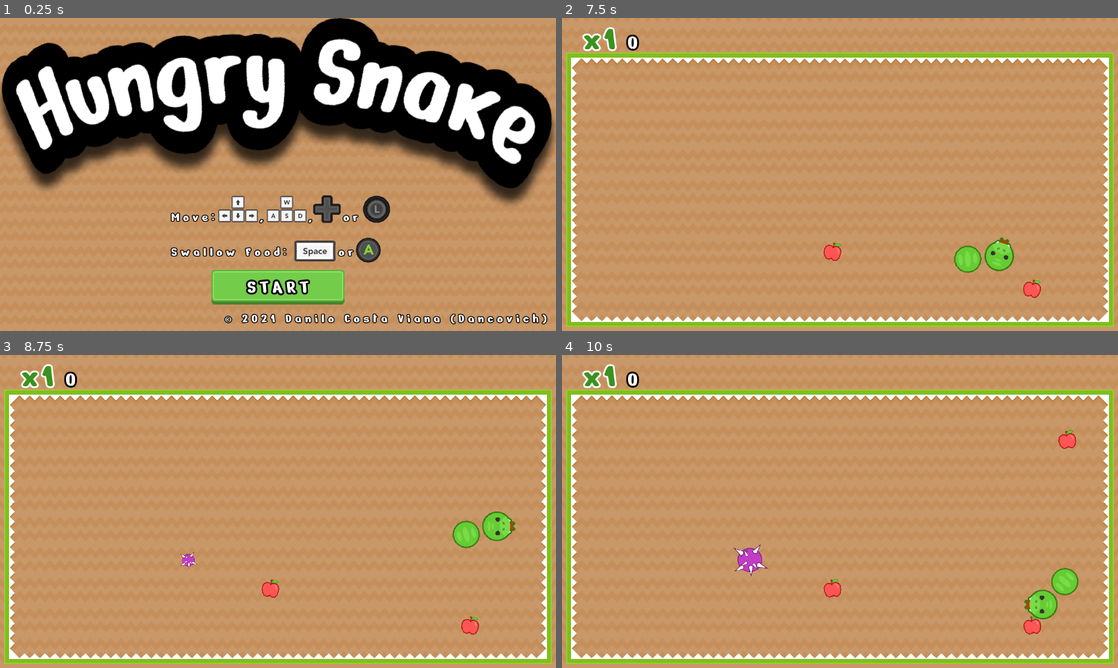
Above: before the commit, frames 1-4 (two rows, left to right).
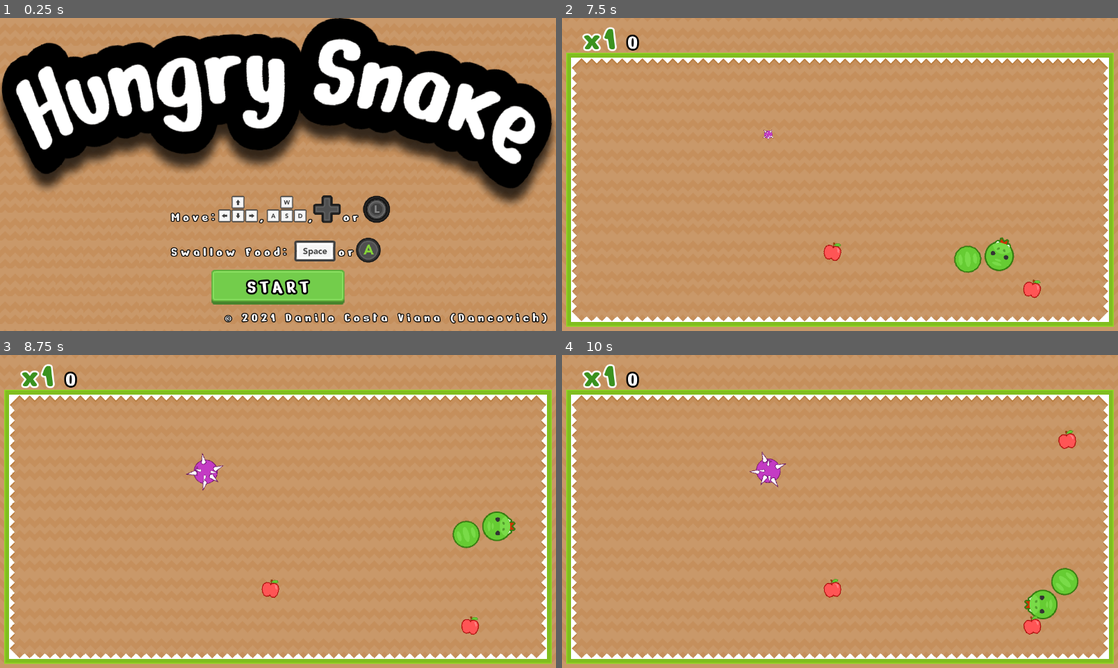
Above: after the commit, the same moments.

Repository: Dancovich/hungry_snake
Game: Godot game, scene res://main_scene.tscn
The game is run twice, just before and just after one commit, with the same random seed, the same clock (stepped at 60 frames per second) and the same inputs. Sound files missing from this copy of the repository are replaced by a short silence.
Inputs:
- Up to frame 1 (0.25 s): no input
- Up to frame 2 (7.5 s): click "START" at 0.5 s; hold Right (move_right) 1.28-2.03 s; hold Space (eat) 1.28-2.03 s; hold Down (move_down) 2.03-2.78 s; tap Space (eat) every 1.5 s from 2.1 to 6.6 s; hold Right (move_right) 2.78-3.53 s; hold Space (eat) 2.78-3.53 s; hold Up (move_up) 3.53-4.28 s; hold Space (eat) 4.28-5.03 s; hold Left (move_left) 4.28-5.78 s; hold Down (move_down) 5.78-6.53 s; hold Space (eat) 5.78-6.53 s; hold Right (move_right) 6.53-7.28 s; hold Up (move_up) from 7.28 s (still down); hold Space (eat) from 7.28 s (still down)
- Up to frame 3 (8.75 s): release Up (move_up) at 8.03 s; release Space (eat) at 8.03 s; hold Right (move_right) from 8.03 s (still down); tap Space (eat) at 8.1 s
- Up to frame 4 (10 s): release Right (move_right) at 8.78 s; hold Down (move_down) 8.78-9.53 s; hold Space (eat) 8.78-9.53 s; hold Left (move_left) from 9.53 s (still down); tap Space (eat) at 9.6 s

The runs differ from the first frame. In frame 1, 0.7% of the frame differs, in the area x 40-99%, y 94-98%; in frame 2, less than 0.1%; in frame 3, 0.4%; in frame 4, 0.6%.

Commit message:
Implemented particle effects

Diff:
--- a/main_scene.tscn
+++ b/main_scene.tscn
@@ -143,9 +143,9 @@
 
 [node name="Copyright" type="Label" parent="."]
 anchor_left = 1.0
-anchor_top = 1.0
+anchor_top = 0.997525
 anchor_right = 1.0
-anchor_bottom = 1.0
+anchor_bottom = 0.997525
 margin_left = -761.578
 margin_top = -47.0
 margin_right = -20.5776
--- a/snake/snake.gd
+++ b/snake/snake.gd
@@ -20,6 +20,7 @@
 onready var _sound_hit: AudioStreamPlayer2D = $SnakeHead/Sounds/Hit
 onready var _sound_die: AudioStreamPlayer2D = $SnakeHead/Sounds/Die
 onready var _sound_move: AudioStreamPlayer2D = $SnakeHead/Sounds/Move
+onready var _aura_particles: CPUParticles2D = $AuraParticles
 
 var _body_parts := []
 var _speed := Vector2.RIGHT * SPEED
@@ -35,8 +36,11 @@
 func increase_size() -> void:
 	_sound_eat.pitch_scale = rand_range(0.98, 1.2)
 	_sound_eat.play()
+
 	_size += SIZE_INCREMENT
 	_head.scale_head = _size
+	_aura_particles.emission_sphere_radius = 40 * (_size / DEFAULT_SIZE)
+
 	var increments := count_size_increments()
 	if increments >= 3 && increments < 6:
 		_head.shake(1)
@@ -54,6 +58,7 @@
 	_size = DEFAULT_SIZE
 	_head.scale_head = _size
 	_head.shake(0)
+	_aura_particles.emission_sphere_radius = 40
 
 func add_body_part() -> void:
 	var previous: Node2D
@@ -118,9 +123,12 @@
 			_size > DEFAULT_SIZE && \
 			event.is_action_pressed("eat"):
 		get_tree().set_input_as_handled()
+
 		_sound_swallow.play()
 		var qtd_food_swallowed := count_size_increments()
+
 		reset_size()
+		_aura_particles.emitting = true
 		add_body_part()
 		emit_signal("food_swallowed", self, qtd_food_swallowed)
 
@@ -151,6 +159,7 @@
 	_speed = _speed.normalized() * SPEED * delta
 	_head.position += _speed
 	_head.rotation = Vector2.DOWN.angle_to(_speed)
+	_aura_particles.position = _head.position
 
 	if !_body_parts.empty():
 		var previous: Node2D = _head
--- a/snake/snake.tscn
+++ b/snake/snake.tscn
@@ -7,9 +7,26 @@
 [ext_resource path="res://resources/sounds/hiss_death render 001.ogg" type="AudioStream" id=5]
 [ext_resource path="res://resources/sounds/move render 001.ogg" type="AudioStream" id=6]
 [ext_resource path="res://resources/sounds/death.ogg" type="AudioStream" id=7]
+[ext_resource path="res://tilesets/snake.png" type="Texture" id=8]
 
-[sub_resource type="Animation" id=1]
-resource_name = "die"
+[sub_resource type="CanvasItemMaterial" id=1]
+render_priority = 1
+blend_mode = 1
+particles_animation = true
+particles_anim_h_frames = 2
+particles_anim_v_frames = 4
+particles_anim_loop = false
+
+[sub_resource type="Curve" id=2]
+min_value = 0.1
+max_value = 2.0
+_data = [ Vector2( 0, 0.1 ), 0.0, 4.66782, 0, 0, Vector2( 1, 2 ), 0.123086, 0.0, 0, 0 ]
+
+[sub_resource type="Gradient" id=3]
+offsets = PoolRealArray( 0, 0.734375 )
+colors = PoolColorArray( 0.219608, 0.545098, 0.168627, 1, 1, 1, 1, 0 )
+
+[sub_resource type="Animation" id=4]
 length = 0.525
 step = 0.015
 tracks/0/type = "value"
@@ -25,8 +42,7 @@
 "values": [ 0.0, 90.0, 180.0, 270.0, 360.0, 450.0, 540.0, 630.0 ]
 }
 
-[sub_resource type="Animation" id=2]
-resource_name = "dissapear"
+[sub_resource type="Animation" id=5]
 length = 0.5
 tracks/0/type = "value"
 tracks/0/path = NodePath("SnakeHead:scale")
@@ -69,6 +85,7 @@
 script = ExtResource( 2 )
 
 [node name="SnakeHead" parent="." instance=ExtResource( 1 )]
+rotation = 6.28319
 
 [node name="Sounds" type="Node2D" parent="SnakeHead"]
 
@@ -97,6 +114,28 @@
 volume_db = 1.1
 bus = "Sfx"
 
+[node name="AuraParticles" type="CPUParticles2D" parent="."]
+material = SubResource( 1 )
+emitting = false
+amount = 16
+lifetime = 0.5
+one_shot = true
+local_coords = false
+draw_order = 1
+texture = ExtResource( 8 )
+emission_shape = 1
+emission_sphere_radius = 40.0
+direction = Vector2( 0, -1 )
+spread = 0.0
+gravity = Vector2( 0, 0 )
+initial_velocity = 128.65
+linear_accel = -70.0
+scale_amount = 0.1
+scale_amount_random = 1.0
+scale_amount_curve = SubResource( 2 )
+color_ramp = SubResource( 3 )
+anim_offset = 0.76
+
 [node name="AnimationPlayer" type="AnimationPlayer" parent="."]
-anims/die = SubResource( 1 )
-anims/dissapear = SubResource( 2 )
+anims/die = SubResource( 4 )
+anims/dissapear = SubResource( 5 )
--- a/stage/food.gd
+++ b/stage/food.gd
@@ -3,6 +3,8 @@
 
 onready var _anim: AnimationPlayer = $AnimationPlayer
 onready var _sprite: Sprite = $Sprite
+onready var _particles: CPUParticles2D = $PieceParticles
+onready var _kill_timer: Timer = $KillTimer
 
 export var active := false
 
@@ -17,6 +19,11 @@
 func kill() -> void:
 	_queue_kill = true
 	active = false
+
+	_sprite.visible = false
+	_particles.emitting = true
+	_kill_timer.start()
+	yield(_kill_timer, "timeout")
 	queue_free()
 
 func _ready() -> void:
--- a/stage/food.tscn
+++ b/stage/food.tscn
@@ -39,6 +39,15 @@
 "values": [ 0.0, -13.3146, 15.5353 ]
 }
 
+[sub_resource type="CanvasItemMaterial" id=4]
+particles_animation = true
+particles_anim_h_frames = 2
+particles_anim_v_frames = 4
+particles_anim_loop = false
+
+[sub_resource type="Gradient" id=5]
+colors = PoolColorArray( 1, 1, 1, 1, 1, 1, 1, 0 )
+
 [node name="Food" type="Area2D"]
 collision_layer = 16
 script = ExtResource( 2 )
@@ -55,3 +64,28 @@
 [node name="AnimationPlayer" type="AnimationPlayer" parent="."]
 anims/appear = SubResource( 2 )
 anims/swing = SubResource( 3 )
+
+[node name="PieceParticles" type="CPUParticles2D" parent="."]
+material = SubResource( 4 )
+emitting = false
+amount = 6
+lifetime = 1.5
+one_shot = true
+explosiveness = 1.0
+lifetime_randomness = 0.77
+texture = ExtResource( 1 )
+direction = Vector2( 0, -1 )
+spread = 180.0
+gravity = Vector2( 0, 0 )
+initial_velocity = 111.11
+angular_velocity = 50.0
+angular_velocity_random = 1.0
+linear_accel = -50.0
+scale_amount = 0.5
+scale_amount_random = 1.0
+color_ramp = SubResource( 5 )
+anim_offset = 0.65
+
+[node name="KillTimer" type="Timer" parent="."]
+wait_time = 0.6
+one_shot = true
--- a/stage/stage.gd
+++ b/stage/stage.gd
@@ -168,7 +168,6 @@
 			$Entities.add_child(food)
 			food.position = position
 			food.add_to_group("spawn_obstacles")
-			$Entities.move_child(food, 0)
 
 func _on_food_eaten(snake: Snake, food: Food) -> void:
 	food.kill()
--- a/stage/stage.tscn
+++ b/stage/stage.tscn
@@ -63,7 +63,7 @@
 
 [node name="ThornSpawnTimer" type="Timer" parent="."]
 process_mode = 0
-wait_time = 8.0
+wait_time = 6.8
 one_shot = true
 
 [node name="SpawnTL" type="Position2D" parent="."]
--- a/stage/thorn.tscn
+++ b/stage/thorn.tscn
@@ -1,10 +1,10 @@
-[gd_scene load_steps=6 format=2]
+[gd_scene load_steps=7 format=2]
 
 [ext_resource path="res://tilesets/snake.png" type="Texture" id=1]
 [ext_resource path="res://stage/thorn.gd" type="Script" id=2]
 
 [sub_resource type="CircleShape2D" id=1]
-radius = 33.9418
+radius = 30.2581
 
 [sub_resource type="Animation" id=2]
 resource_name = "appear"
@@ -40,6 +40,23 @@
 "values": [ Vector2( 1, 1 ), Vector2( 0.9, 0.9 ) ]
 }
 
+[sub_resource type="Animation" id=4]
+resource_name = "rotate"
+length = 2.0
+loop = true
+tracks/0/type = "value"
+tracks/0/path = NodePath("Sprite:rotation_degrees")
+tracks/0/interp = 1
+tracks/0/loop_wrap = true
+tracks/0/imported = false
+tracks/0/enabled = true
+tracks/0/keys = {
+"times": PoolRealArray( 0, 0.7, 1.5 ),
+"transitions": PoolRealArray( 1, 1, 1 ),
+"update": 0,
+"values": [ 0.0, 38.3681, -61.541 ]
+}
+
 [node name="Thorn" type="Area2D"]
 collision_layer = 4
 collision_mask = 3
@@ -58,3 +75,7 @@
 [node name="AnimationPlayer" type="AnimationPlayer" parent="."]
 anims/appear = SubResource( 2 )
 anims/swing = SubResource( 3 )
+
+[node name="RotationPlayer" type="AnimationPlayer" parent="."]
+autoplay = "rotate"
+anims/rotate = SubResource( 4 )
Not shown: 1 places in snake/snake.tscn that only renumber resources
Not shown: 1 places in stage/food.tscn that only renumber resources
Binary file changed: tilesets/snake.png
Binary file removed: tilesets/sweat.png
Not shown, removed: tilesets/sweat.png.import
